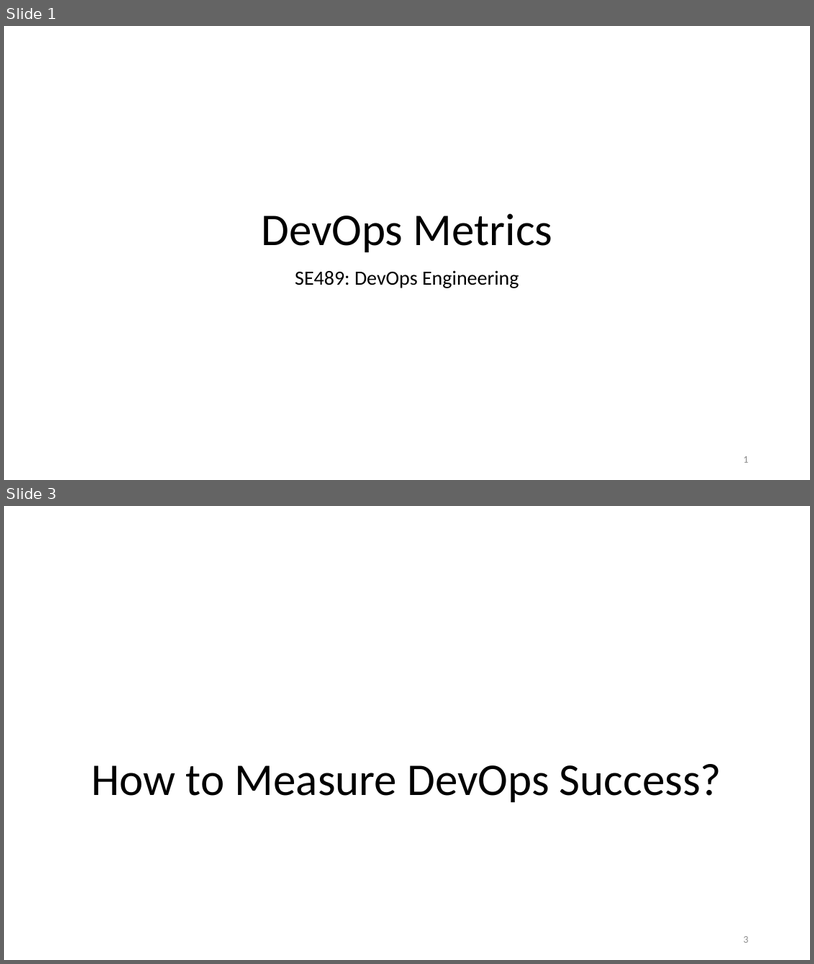
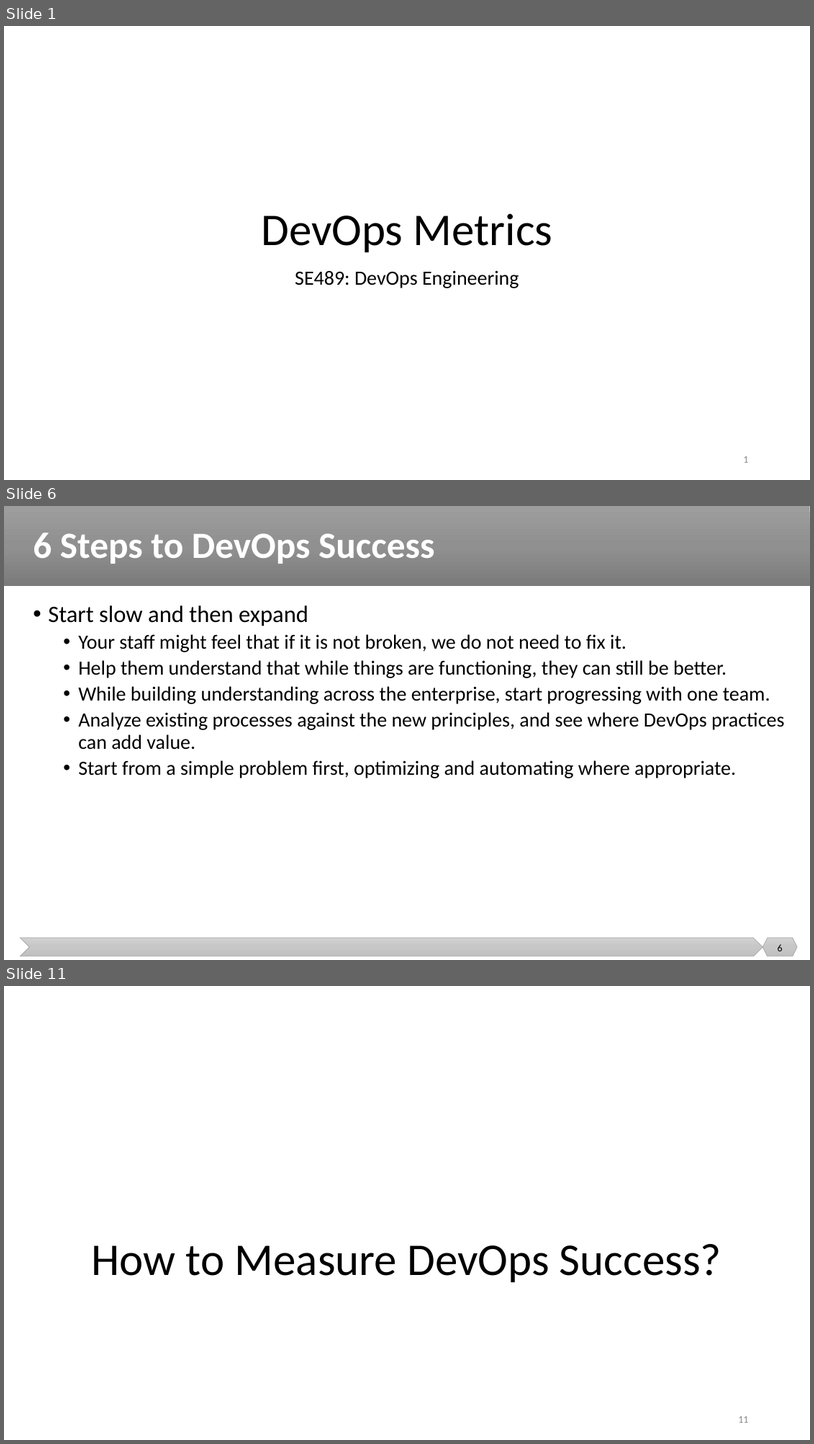
Before and after one commit to malenezi/malenezi, a slide deck: SE489/Lectures/7-Continuous Monitoring/DevOps Metrics.pptx. Shown one above the other, each under a label of ours: slides 1 and 3 before the commit, slides 1, 6 and 11 after it; the slides between them are not shown. The pictures are 814x964 and 814x1444 pixels, drawn with LibreOffice and Linux fonts; fonts in the diff are those of the drawing; background and template pictures are left out. Boxes give left, top, right and bottom in pixels: in the first picture for what was removed or moved away, otherwise in the second. Text is boxed around its words. In the diff, an @@ line names an element or a change of style, - is before the commit and + after.

```diff
--- a/SE489/Lectures/7-Continuous Monitoring/DevOps Metrics.pptx
+++ b/SE489/Lectures/7-Continuous Monitoring/DevOps Metrics.pptx
@@ slide 6 added at [4, 506, 810, 960], background #FFFFFF @@
@@ rectangle added at [4, 506, 810, 586], fill gradient #9D9D9D to #909090 to #7C7C7C @@
@@ title added at [33, 533, 435, 564], 44 pt, text #FFFFFF, bold @@
+6 Steps to DevOps Success
@@ text added at [48, 605, 784, 778], 24 pt, text #000000 @@
+• Start slow and then expand
+  • Your staff might feel that if it is not broken, we do not need to fix it.
+  • Help them understand that while things are functioning, they can still be better.
+  • While building understanding across the enterprise, start progressing with one team.
+  • Analyze existing processes against the new principles, and see where DevOps practices can add value.
+  • Start from a simple problem first, optimizing and automating where appropriate.
@@ chevron added at [21, 937, 763, 956], fill gradient #D2D2D2 to #C8C8C8 to #C0C0C0, outline #A5A5A5 0.5 pt @@
@@ hexagon added at [763, 937, 797, 956], fill gradient #D2D2D2 to #C8C8C8 to #C0C0C0, outline #A5A5A5 0.5 pt @@
@@ page number added at [778, 944, 783, 951], 12 pt, text #000000 @@
+6
@@ what was slide 3 is now slide 11 @@
@@ page number at [738, 1416, 748, 1422]: text changed @@
-3
+11
```
Also in this commit, not shown: 1 slide changed, 7 other slides added.
